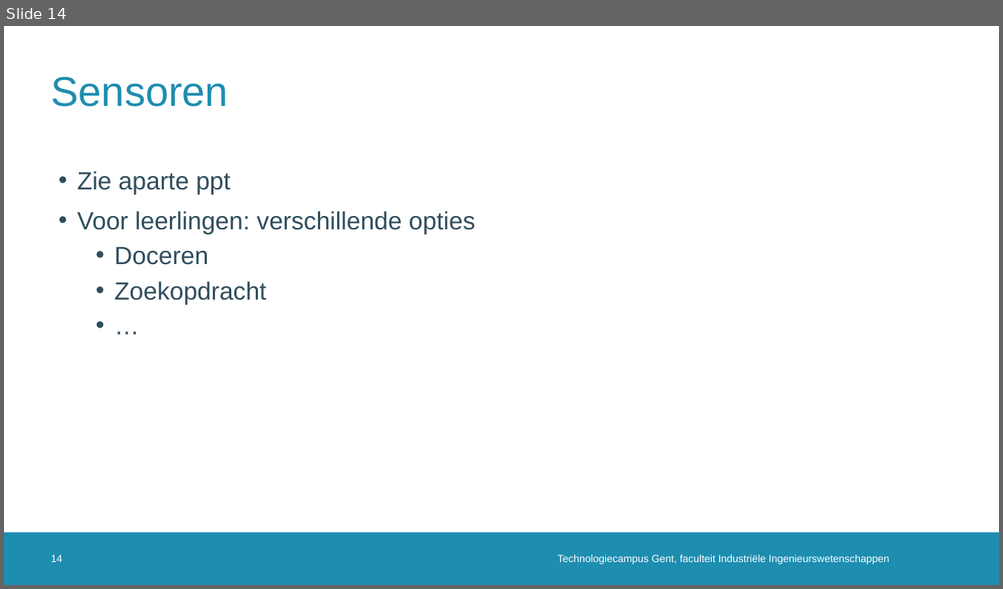
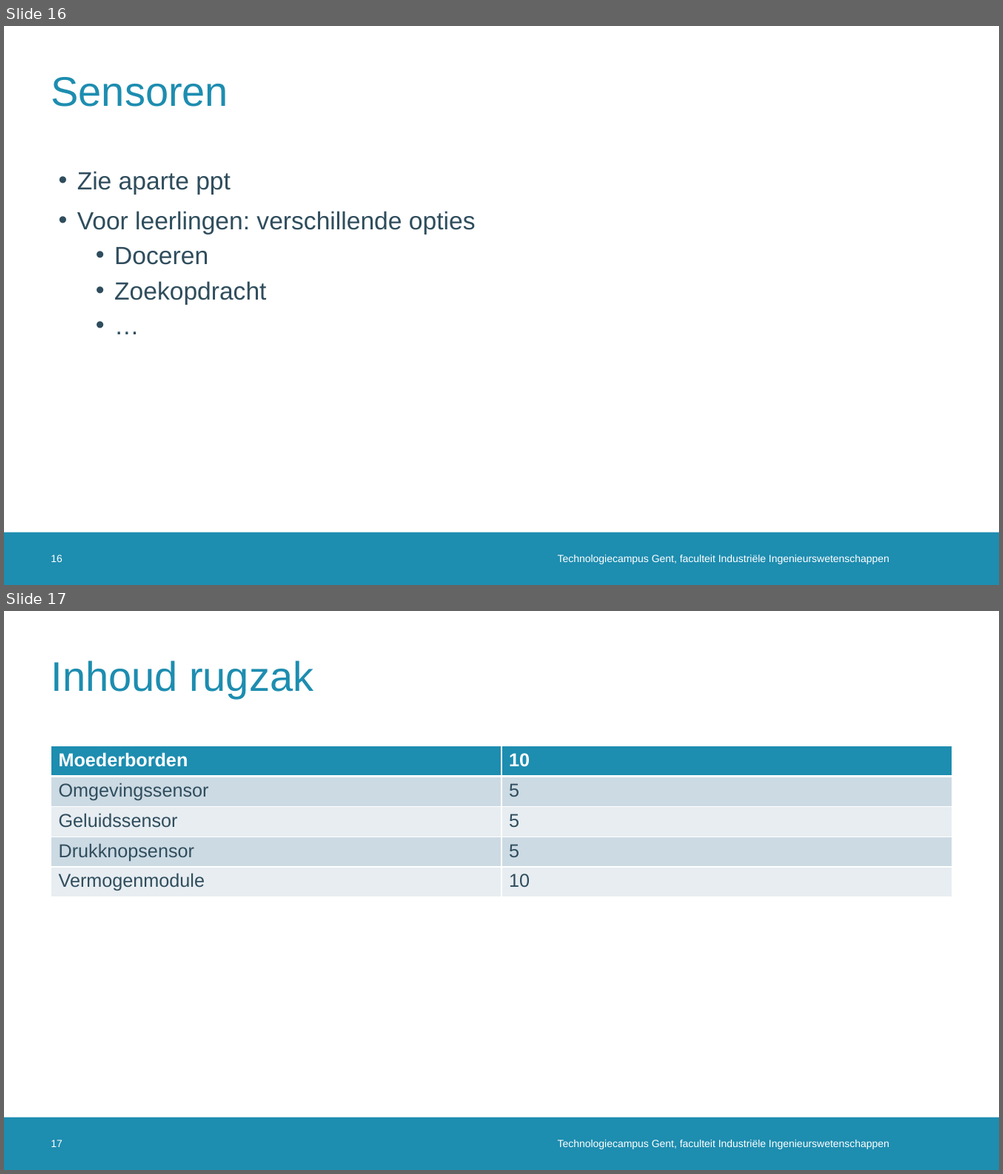
Before and after one commit to dramco-iwast/handleiding-voor-leerkrachten, a slide deck: assets/files/IWAST-bijscholingsmoment.pptx. Shown one above the other, each under a label of ours: slide 14 before the commit, slides 16 and 17 after it. The pictures are 1003x589 and 1003x1174 pixels, drawn with LibreOffice and Linux fonts; fonts in the diff are those of the drawing; background and template pictures are left out. Boxes give left, top, right and bottom in pixels: in the first picture for what was removed or moved away, otherwise in the second. Text is boxed around its words. In the diff, an @@ line names an element or a change of style, - is before the commit and + after.

```diff
--- a/assets/files/IWAST-bijscholingsmoment.pptx
+++ b/assets/files/IWAST-bijscholingsmoment.pptx
@@ slide 17 added at [4, 611, 999, 1170], background #FFFFFF; not listed: 1 template element that a slide beside it also shows @@
@@ title added at [51, 661, 313, 698], 40 pt, text #1D8DB0 @@
+Inhoud rugzak
@@ table added at [51, 746, 952, 897], 5 rows, 2 columns @@
+Moederborden | 10
+Omgevingssensor | 5
+Geluidssensor | 5
+Drukknopsensor | 5
+Vermogenmodule | 10
@@ page number added at [51, 1140, 62, 1147], 10 pt, text #FFFFFF @@
+17
@@ text added at [558, 1140, 889, 1150], 10 pt, text #FFFFFF @@
+Technologiecampus Gent, faculteit Industriële Ingenieurswetenschappen
@@ what was slide 14 is now slide 16 @@
@@ page number at [51, 555, 62, 562]: text changed @@
-14
+16
```
Also in this commit, not shown: 3 slides changed, 2 other slides added.
